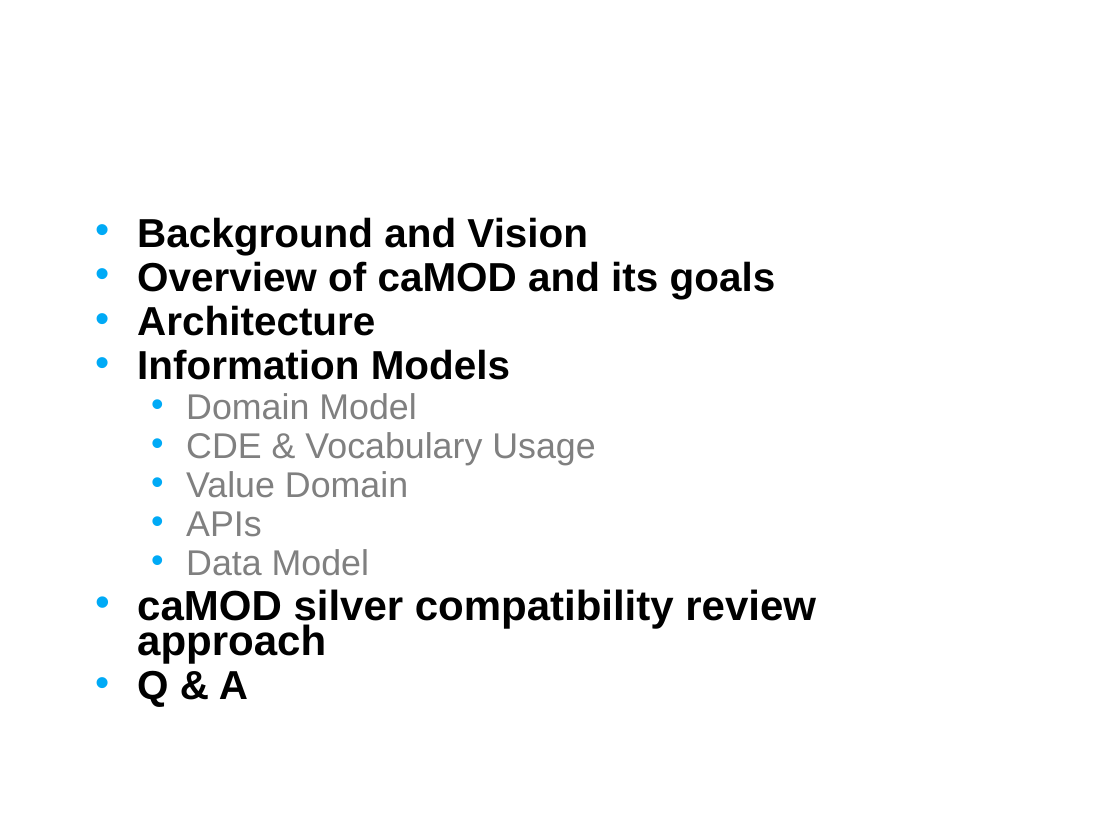
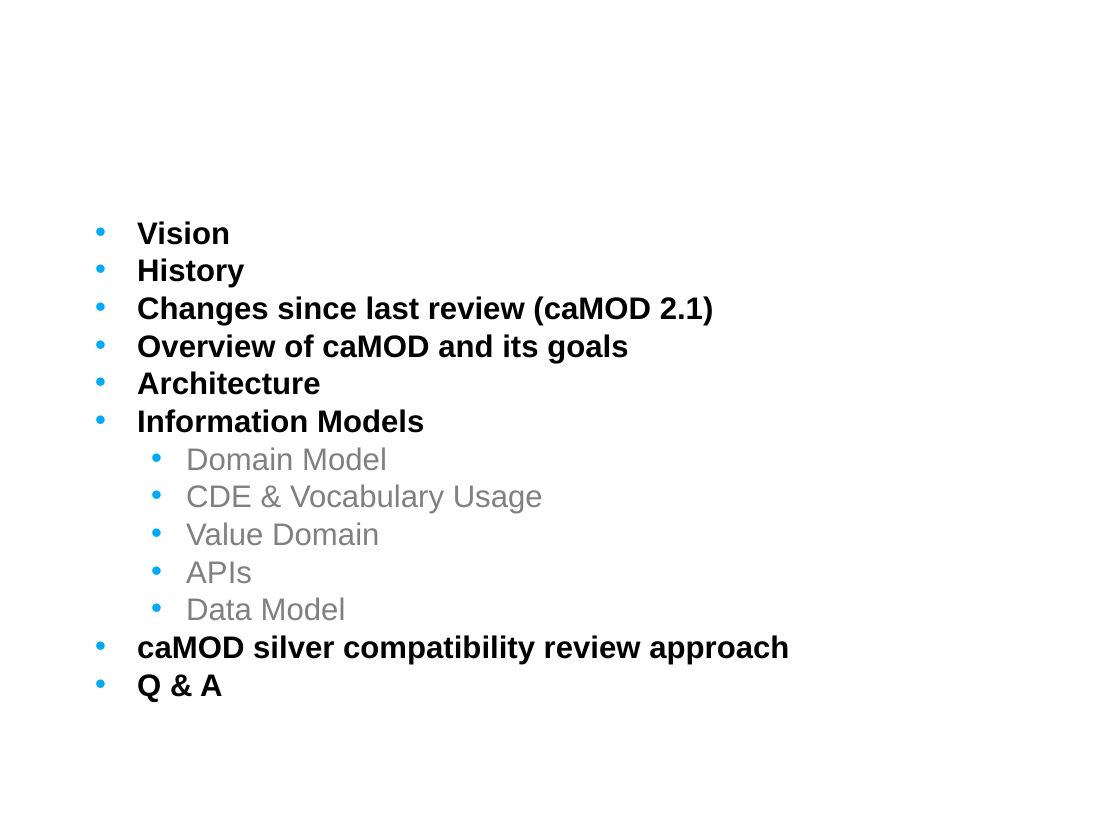
Before and after one commit to NCIP/camod-docs, a slide deck: slide 2 of CABIG compliance/caMOD 2.5 VCDE Submission/caMOD_Interoperability_Review_2009.ppt. Drawn at 1120x840 pixels with LibreOffice and Linux fonts; fonts in the diff are those of the drawing; background and template pictures are left out. Boxes give left, top, right and bottom in pixels: in the first picture for what was removed or moved away, otherwise in the second. Text is boxed around its words. In the diff, an @@ line names an element or a change of style, - is before the commit and + after.

```diff
--- a/CABIG compliance/caMOD 2.5 VCDE Submission/caMOD_Interoperability_Review_2009.ppt
+++ b/CABIG compliance/caMOD 2.5 VCDE Submission/caMOD_Interoperability_Review_2009.ppt
@@ text at bbox=[137, 221, 714, 325]: text changed; size 26 to 20 pt @@
-• Background and Vision
+• Vision
+• History
+• Changes since last review (caMOD 2.1)
@@ text at bbox=[137, 334, 789, 702]: size 26 to 20 pt in "Overview of caMOD and its goals", "Architecture", "Information Models", "Q & A"; size 23 to 20 pt in "Domain Model", "CDE & Vocabulary Usage", "Value Domain", "APIs" and 1 more places; size 27 to 20 pt in "caMOD silver compatibility review approach"; line spacing 0.7 to 0.8; less space between paragraphs @@
```
Also in this commit, not shown: 5 other slides changed, 6 slides added, 6 slides removed.
